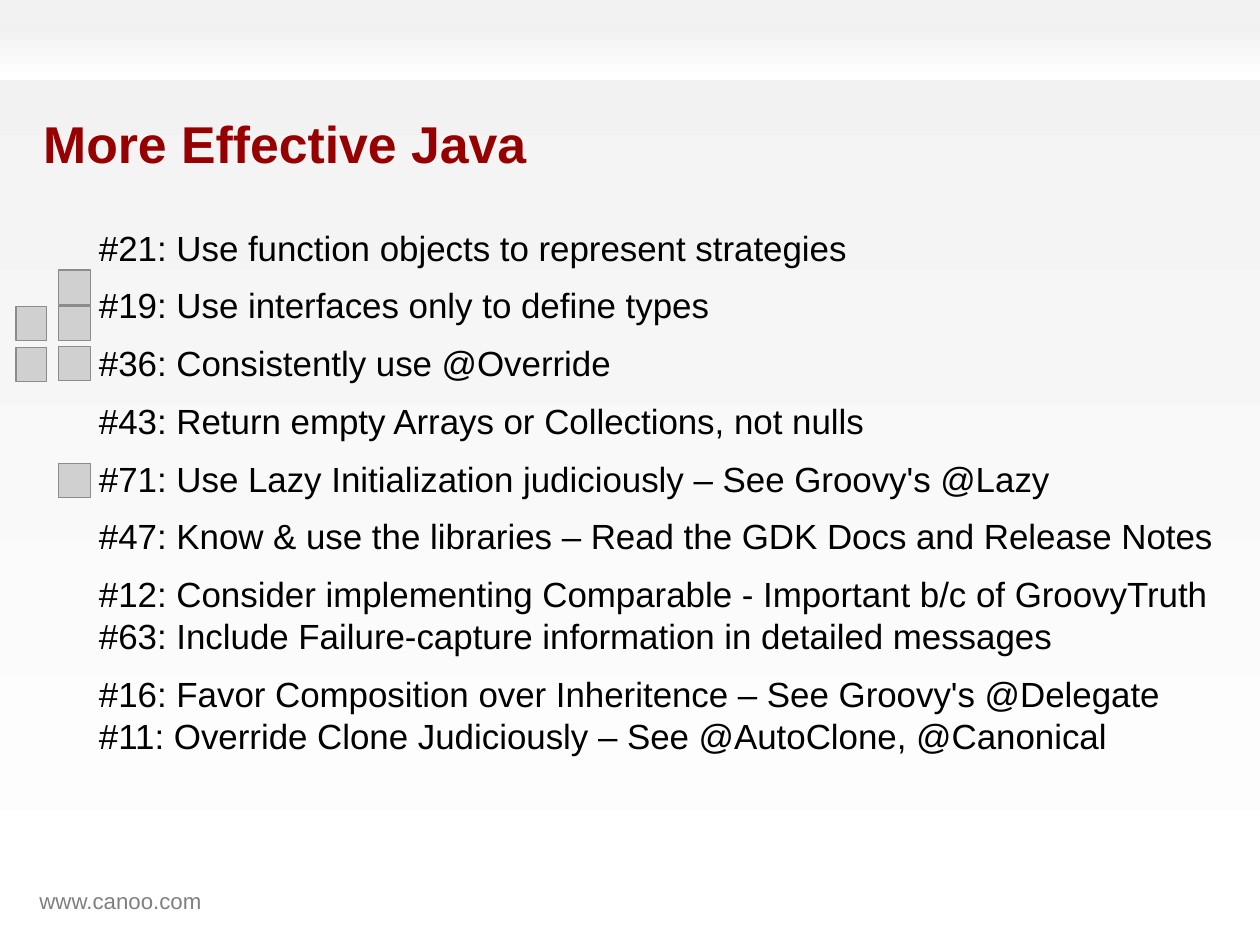
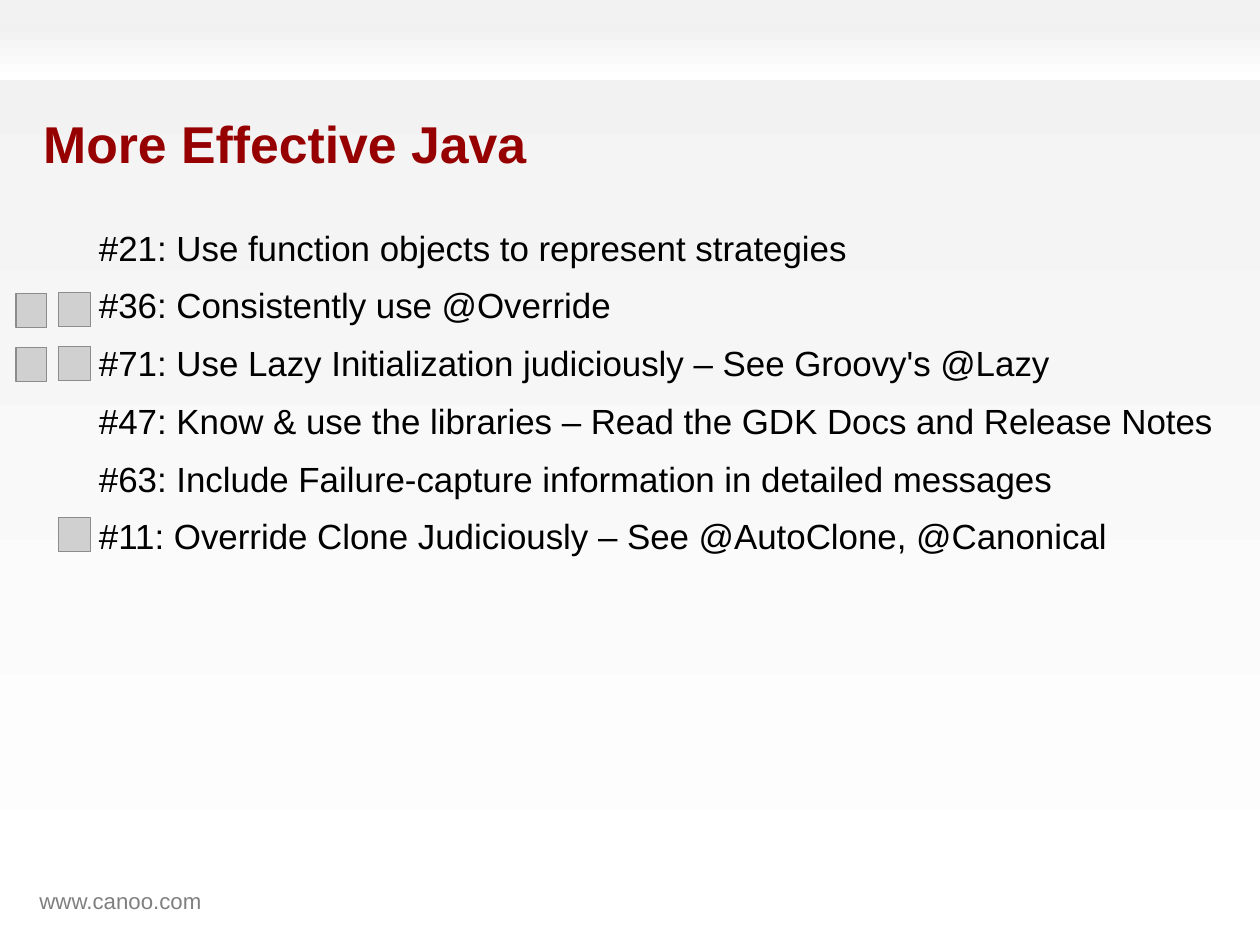
Before and after one commit to HamletDRC/presentations, a slide deck: slide 103 of effectivegroovy/effectivegroovy_gr82011.odp (slide 56 before the commit). Drawn at 1260x945 pixels with LibreOffice and Linux fonts; fonts in the diff are those of the drawing; grey boxes stand for pictures; background and template pictures are left out. Boxes give left, top, right and bottom in pixels: in the first picture for what was removed or moved away, otherwise in the second. Text is boxed around its words. In the diff, an @@ line names an element or a change of style, - is before the commit and + after.

Commit message:
big changes to effective groovy before gr8 conf

```diff
--- a/effectivegroovy/effectivegroovy_gr82011.odp
+++ b/effectivegroovy/effectivegroovy_gr82011.odp
@@ picture: place and size @@
-picture at box(16, 306, 47, 341)
+picture at box(16, 293, 47, 327)
@@ picture: place and size @@
-picture at box(58, 306, 90, 341)
+picture at box(58, 293, 90, 327)
@@ picture removed at box(58, 270, 90, 304) @@
@@ subtitle at box(99, 292, 709, 325): paragraph removed @@
-#19: Use interfaces only to define types
@@ subtitle at box(99, 408, 864, 441): paragraph removed @@
-#43: Return empty Arrays or Collections, not nulls
@@ subtitle at box(99, 466, 1106, 556): text changed @@
-#12: Consider implementing Comparable - Important b/c of GroovyTruth #63: Include Failure-capture information in detailed messages
-#16: Favor Composition over Inheritence – See Groovy's @Delegate #11: Override Clone Judiciously – See @AutoClone, @Canonical
+#63: Include Failure-capture information in detailed messages
+#11: Override Clone Judiciously – See @AutoClone, @Canonical
@@ picture: place and size @@
-picture at box(58, 464, 90, 499)
+picture at box(58, 518, 90, 552)
```
Also in this commit, not shown: 6 other slides changed, 49 slides added, 2 slides removed, 7 other files.
